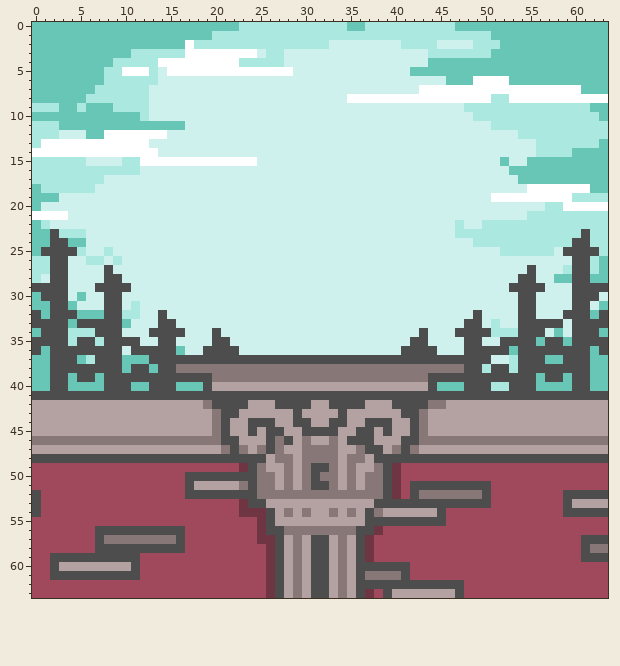
Pixel-art sprite: Posing Game/Source/Game/assets/textures/bg.png. That is the earlier state.
The file is 64x64 pixels.
New version:
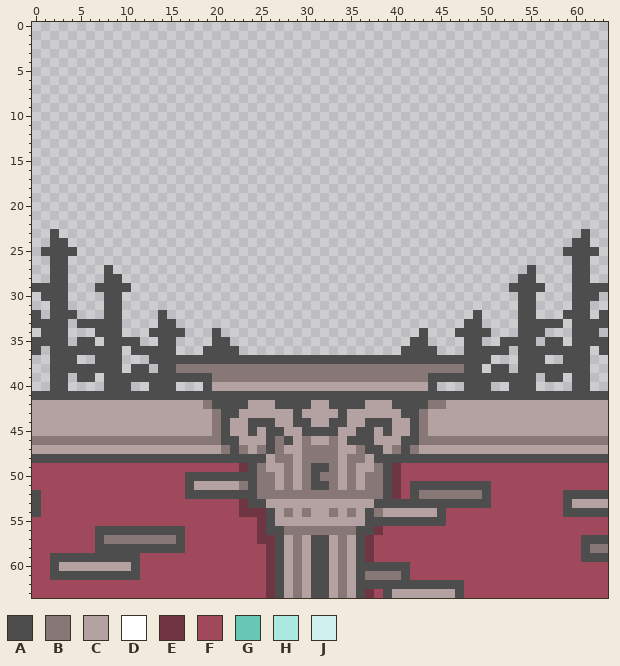
Palette (. is transparent): A #4d4d4d  B #877777  C #b4a2a2  D #ffffff  E #6f3542  F #a0485c  G #68c6b6  H #aae8e0  J #cff1ed
The edit:
y 0: x 0..63 GGGGGGGGGGGGGGGGGGGGGGGHHHHHHHHHHHHGGHHHHHHHHHHGGGGGGGGGGGGGGGGG -> ................................................................
y 1: x 0..63 GGGGGGGGGGGGGGGGGGGGHHHHHHHHHHHHHHHHHHHHHHHHHHHHHHHGGGGGGGGGGGGG -> ................................................................
y 2: x 0..63 GGGGGGGGGGGGGGGGGDHHHHHHHHHHHHHHHJJJJJJJJHHHHJJJJHHHGGGGGGGGGGGG -> ................................................................
y 3: x 0..63 GGGGGGGGGGGHHHHHHDDDDDDDDJHHJJJJJJJJJJJJJJJJHHHHHHHGGGGGGGGGGGGG -> ................................................................
y 4: x 0..63 GGGGGGGGGHHHHHDDDDDDDDDHHHHHJJJJJJJJJJJJJJJJGGGGGGGGGGGGGGGGGGGG -> ................................................................
y 5: x 0..63 GGGGGGGGHHDDDHJDDDDDDDDDDDDDDJJJJJJJJJJJJJGGGGGGGGGGGGGGGGGGGGGG -> ................................................................
y 6: x 0..63 GGGGGGGGHHHHHHJJJJJJJJJJJJJJJJJJJJJJJJJJJJJJJJGGGDDDDGGGGGGGGGGG -> ................................................................
y 7: x 0..63 GGGGGGGHHHHHHJJJJJJJJJJJJJJJJJJJJJJJJJJJJJJDDDDDDDDDDDDDDDDDDGGG -> ................................................................
y 8: x 0..63 GGGGGGHHHHHHHJJJJJJJJJJJJJJJJJJJJJJDDDDDDDDDDDDDDDDHHDDDDDDDDDDD -> ................................................................
y 9: x 0..63 HHHGGHGGGHHHHJJJJJJJJJJJJJJJJJJJJJJJJJJJJJJJJJJJHHHHHHHHHHHHHHGG -> ................................................................
y 10: x 0..63 GGGGGGGGGGGGHJJJJJJJJJJJJJJJJJJJJJJJJJJJJJJJJJJJJHHHHHHHHHHHHHHG -> ................................................................
y 11: x 0..63 HHHGGGGGGGGGGGGGGJJJJJJJJJJJJJJJJJJJJJJJJJJJJJJJJJJHHHHHHHHHHHHH -> ................................................................
y 12: x 0..63 HHHJJJGGDDDDDDDJJJJJJJJJJJJJJJJJJJJJJJJJJJJJJJJJJJJJJJHHHHHHHHHH -> ................................................................
y 13: x 0..63 HDDDDDDDDDDDDJJJJJJJJJJJJJJJJJJJJJJJJJJJJJJJJJJJJJJJJJJJHHHHHHHG -> ................................................................
y 14: x 0..63 DDDDDDDDDDDDDDJJJJJJJJJJJJJJJJJJJJJJJJJJJJJJJJJJJJJJJJJJHHHHGGGG -> ................................................................
y 15: x 0..63 HHHHHHJJJJHHDDDDDDDDDDDDDJJJJJJJJJJJJJJJJJJJJJJJJJJJGJJGGGGGGGGG -> ................................................................
y 16: x 0..63 HHHHHHHHHHHHJJJJJJJJJJJJJJJJJJJJJJJJJJJJJJJJJJJJJJJJJGGGGGGGGGGG -> ................................................................
y 17: x 0..63 HHHHHHHHJJJJJJJJJJJJJJJJJJJJJJJJJJJJJJJJJJJJJJJJJJJJJJGGGGGGGGGG -> ................................................................
y 18: x 0..63 GHHHHHHJJJJJJJJJJJJJJJJJJJJJJJJJJJJJJJJJJJJJJJJJJJJJJJJDDDDDDDGG -> ................................................................
y 19: x 0..63 GGGJJJJJJJJJJJJJJJJJJJJJJJJJJJJJJJJJJJJJJJJJJJJJJJJDDDDDDDDDHHHH -> ................................................................
y 20: x 0..63 GJJJJJJJJJJJJJJJJJJJJJJJJJJJJJJJJJJJJJJJJJJJJJJJJJJJJJJJJHHDDDDD -> ................................................................
y 21: x 0..63 DDDDJJJJJJJJJJJJJJJJJJJJJJJJJJJJJJJJJJJJJJJJJJJJJJJJJJJHHHHHHHHH -> ................................................................
y 22: x 0..63 GHJJJJJJJJJJJJJJJJJJJJJJJJJJJJJJJJJJJJJJJJJJJJJHJJHHHHHHHHHHHHHH -> ................................................................
y 23: x 0..1 GG -> ..; x 3..60 HHHJJJJJJJJJJJJJJJJJJJJJJJJJJJJJJJJJJJJJJJJJHHHHHHHHHHHHHH -> ..........................................................; x 62..63 HH -> ..
y 24: x 0..1 GG -> ..; x 4..59 GGJJJJJJJJJJJJJJJJJJJJJJJJJJJJJJJJJJJJJJJJJJJHHHHHHHHHHH -> ........................................................; x 62..63 HH -> ..
y 25: x 0 G -> .; x 5..58 HJJHJJJJJJJJJJJJJJJJJJJJJJJJJJJJJJJJJJJJJJJJJJJHHHHHHJ -> ......................................................; x 63 H -> .
y 26: x 0..1 HH -> ..; x 4..59 JJHHJHJJJJJJJJJJJJJJJJJJJJJJJJJJJJJJJJJJJJJJJJJJJJJJJJJJ -> ........................................................; x 62..63 HG -> ..
y 27: x 0..1 HH -> ..; x 4..7 JJJJ -> ....; x 9..54 JJJJJJJJJJJJJJJJJJJJJJJJJJJJJJJJJJJJJJJJJJJJJJ -> ..............................................; x 56..59 JJJH -> ....; x 62..63 HG -> ..
y 28: x 0..1 HJ -> ..; x 4..7 JJJJ -> ....; x 10..53 JJJJJJJJJJJJJJJJJJJJJJJJJJJJJJJJJJJJJJJJJJJJ -> ............................................; x 56..59 JJGG -> ....; x 62..63 GG -> ..
y 29: x 4..6 JJJ -> ...; x 11..52 JJJJJJJJJJJJJJJJJJJJJJJJJJJJJJJJJJJJJJJJJJ -> ..........................................; x 57..59 JJJ -> ...
y 30: x 0 G -> .; x 4..7 JGJJ -> ....; x 10..53 JJJJJJJJJJJJJJJJJJJJJJJJJJJJJJJJJJJJJJJJJJJJ -> ............................................; x 56..59 JJJJ -> ....; x 63 J -> .
y 31: x 0..1 GG -> ..; x 4..7 GJJJ -> ....; x 10..53 JHJJJJJJJJJJJJJJJJJJJJJJJJJJJJJJJJJJJJJJJJJJ -> ............................................; x 56..59 JJJJ -> ....; x 62..63 JG -> ..
y 32: x 1 G -> .; x 5..7 GGG -> ...; x 10..13 HHJJ -> ....; x 15..48 JJJJJJJJJJJJJJJJJJJJJJJJJJJJJJJJJJ -> ..................................; x 50..53 JJJJ -> ....; x 56..58 JJJ -> ...; x 62 G -> .
y 33: x 4 G -> .; x 10..13 GJJJ -> ....; x 16..47 JJJJJJJJJJJJJJJJJJJJJJJJJJJJJJJJ -> ................................; x 50..53 JHJJ -> ....; x 59 J -> .
y 34: x 0 G -> .; x 4..6 HHH -> ...; x 10..12 JJJ -> ...; x 17..19 JJJ -> ...; x 21..42 JJJJJJJJJJJJJJJJJJJJJJ -> ......................; x 44..46 JJJ -> ...; x 51..53 HHH -> ...; x 57..59 JGJ -> ...; x 63 G -> .
y 35: x 4 H -> .; x 7 H -> .; x 12..13 JJ -> ..; x 16..19 JJJJ -> ....; x 22..41 JJJJJJJJJJJJJJJJJJJJ -> ....................; x 44..47 JJJJ -> ....; x 50..51 JJ -> ..; x 56 G -> .; x 59 G -> .
y 36: x 1 G -> .; x 10 J -> .; x 16..18 GJJ -> ...; x 23..40 JJJJJJJJJJJJJJJJJJ -> ..................; x 45..47 JJJ -> ...; x 53 G -> .; x 62 G -> .
y 37: x 0..1 GG -> ..; x 5..6 GH -> ..; x 10..12 GGG -> ...; x 51..53 JJH -> ...; x 57..58 GG -> ..; x 62..63 GG -> ..
y 38: x 0..1 GG -> ..; x 10 G -> .; x 13 G -> .; x 50 H -> .; x 53 H -> .; x 62..63 GG -> ..
y 39: x 0..1 GG -> ..; x 4 G -> .; x 7 G -> .; x 56 G -> .; x 59 G -> .; x 62..63 GG -> ..
y 40: x 0..1 GG -> ..; x 4..7 GGGG -> ....; x 11..12 GG -> ..; x 16..18 GGG -> ...; x 45..47 GGG -> ...; x 51..52 HH -> ..; x 56..59 GGGG -> ....; x 62..63 GG -> ..
Where, in picture pixels (left, top, right, bottom), the same in both pictures:
erased: (32, 22, 608, 391)
